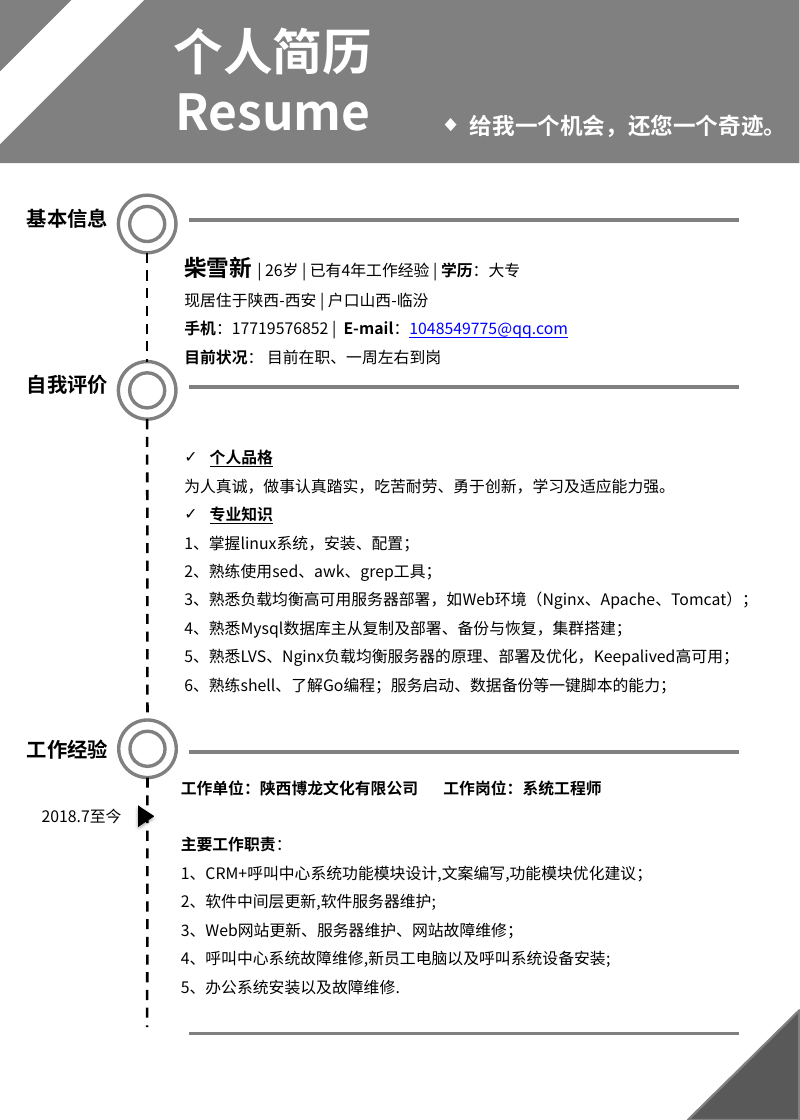
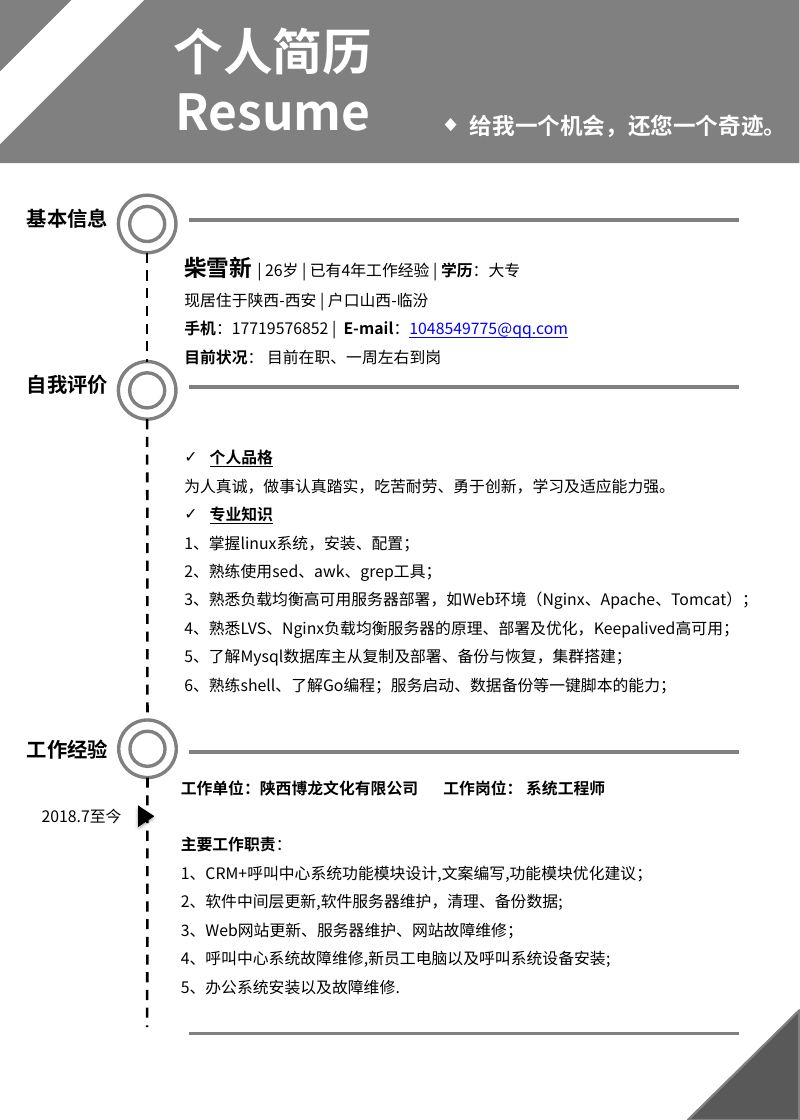
Before and after one commit to FirewoodBloody/Linux, a slide deck: slide 2 of 简历/柴雪新的个人简历-0630.pptx. Drawn at 800x1120 pixels with LibreOffice and Linux fonts; fonts in the diff are those of the drawing. Boxes give left, top, right and bottom in pixels: in the first picture for what was removed or moved away, otherwise in the second. Text is boxed around its words. In the diff, an @@ line names an element or a change of style, - is before the commit and + after.

```diff
--- a/简历/柴雪新的个人简历-0630.pptx
+++ b/简历/柴雪新的个人简历-0630.pptx
@@ text at [184, 620, 739, 666]: text changed @@
-4、熟悉Mysql数据库主从复制及部署、备份与恢复，集群搭建；
-5、熟悉LVS、Nginx负载均衡服务器的原理、部署及优化，Keepalived高可用；
+4、熟悉LVS、Nginx负载均衡服务器的原理、部署及优化，Keepalived高可用；
+5、了解Mysql数据库主从复制及部署、备份与恢复，集群搭建；
@@ text at [181, 780, 605, 796]: spaces changed @@
-工作单位：陕西博龙文化有限公司 工作岗位：系统工程师
+工作单位：陕西博龙文化有限公司 工作岗位： 系统工程师
@@ text at [181, 893, 563, 910]: text changed @@
-2、软件中间层更新,软件服务器维护;
+2、软件中间层更新,软件服务器维护，清理、备份数据;
```
Also in this commit, not shown: 1 other slide changed, 2 other files.
